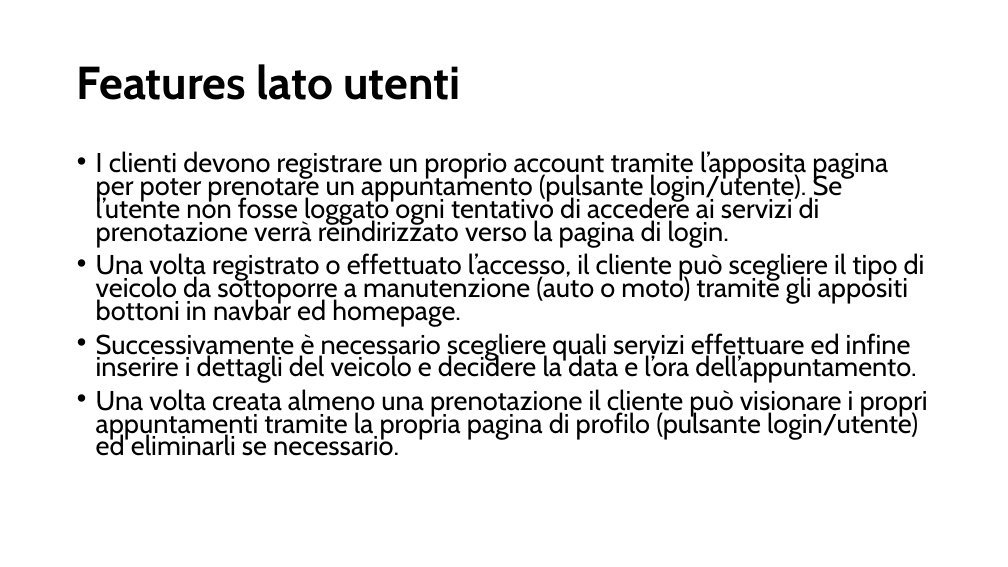
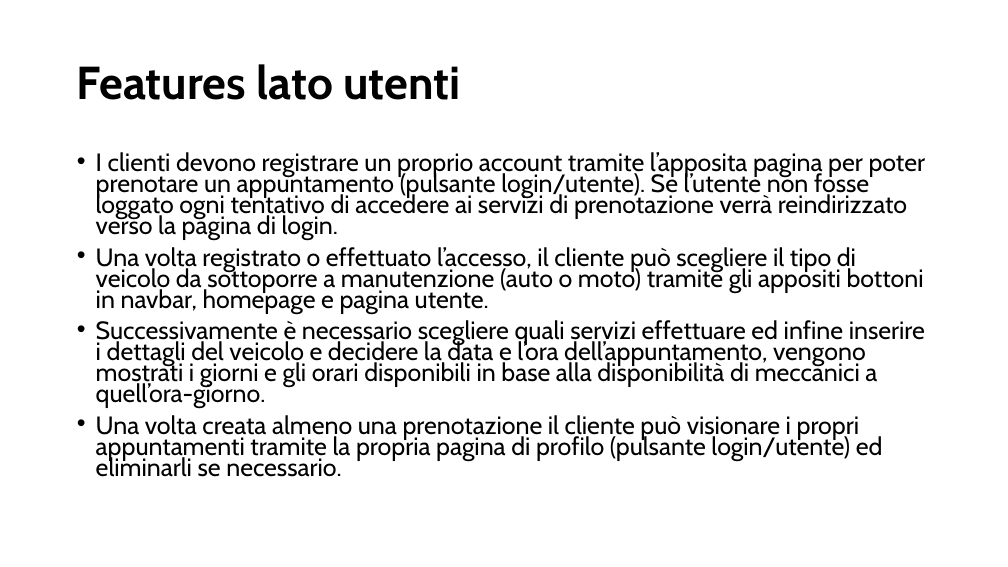
Before and after one commit to StatJon/Progetto-IngegneriaSistemiWeb, a slide deck: slide 5 of Presentazione Progetto.pptx. Drawn at 1008x567 pixels with LibreOffice and Linux fonts; fonts in the diff are those of the drawing. Boxes give left, top, right and bottom in pixels: in the first picture for what was removed or moved away, otherwise in the second. Text is boxed around its words. In the diff, an @@ line names an element or a change of style, - is before the commit and + after.

```diff
--- a/Presentazione Progetto.pptx
+++ b/Presentazione Progetto.pptx
@@ text at (96,152,926,477): size 25.9 to 23.8 pt in "I clienti devono registrare un proprio account ...", "Una volta creata almeno una prenotazione il ..." @@
@@ text at (96,247,925,408): text changed; size 25.9 to 23.8 pt @@
-• Una volta registrato o effettuato l’accesso, il cliente può scegliere il tipo di veicolo da sottoporre a manutenzione (auto o moto) tramite gli appositi bottoni in navbar ed homepage.
-• Successivamente è necessario scegliere quali servizi effettuare ed infine inserire i dettagli del veicolo e decidere la data e l’ora dell’appuntamento.
+• Una volta registrato o effettuato l’accesso, il cliente può scegliere il tipo di veicolo da sottoporre a manutenzione (auto o moto) tramite gli appositi bottoni in navbar, homepage e pagina utente.
+• Successivamente è necessario scegliere quali servizi effettuare ed infine inserire i dettagli del veicolo e decidere la data e l’ora dell’appuntamento, vengono mostrati i giorni e gli orari disponibili in base alla disponibilità di meccanici a quell’ora-giorno.
```
Also in this commit, not shown: 1 other slide changed, 4 other files.
